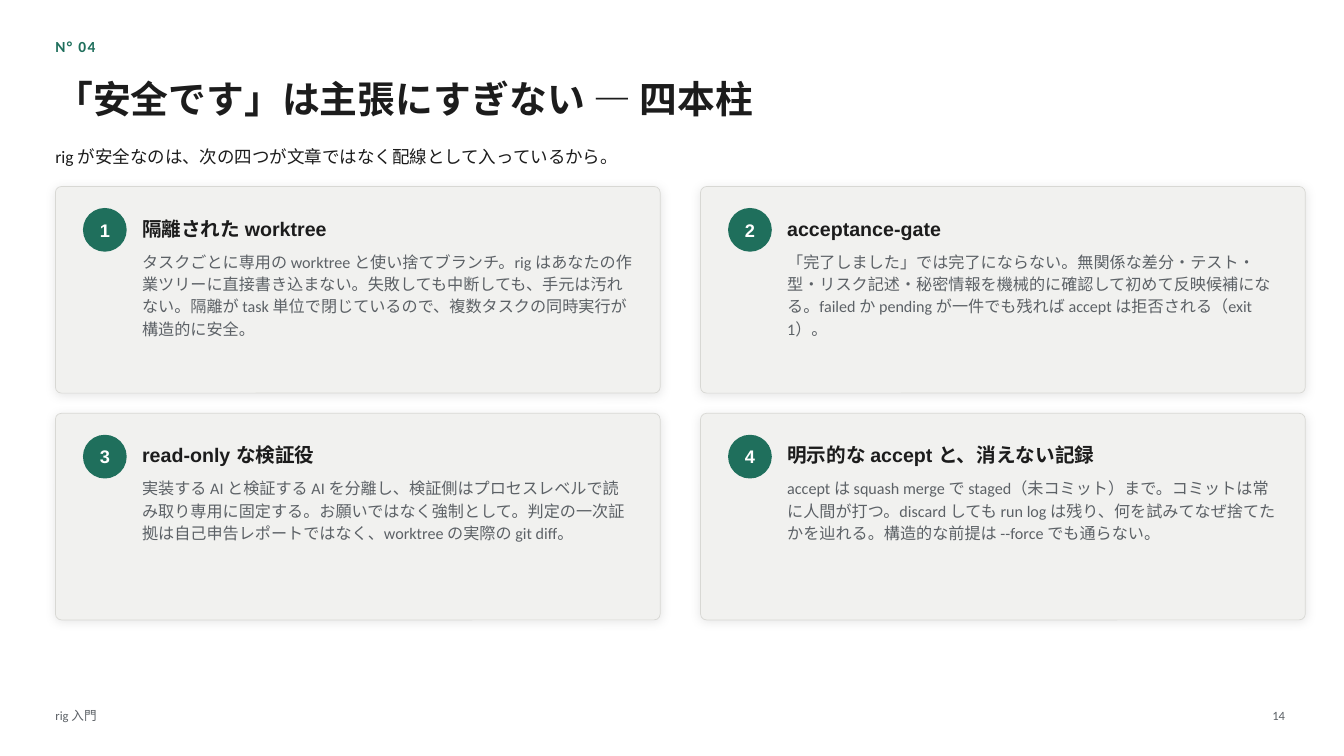
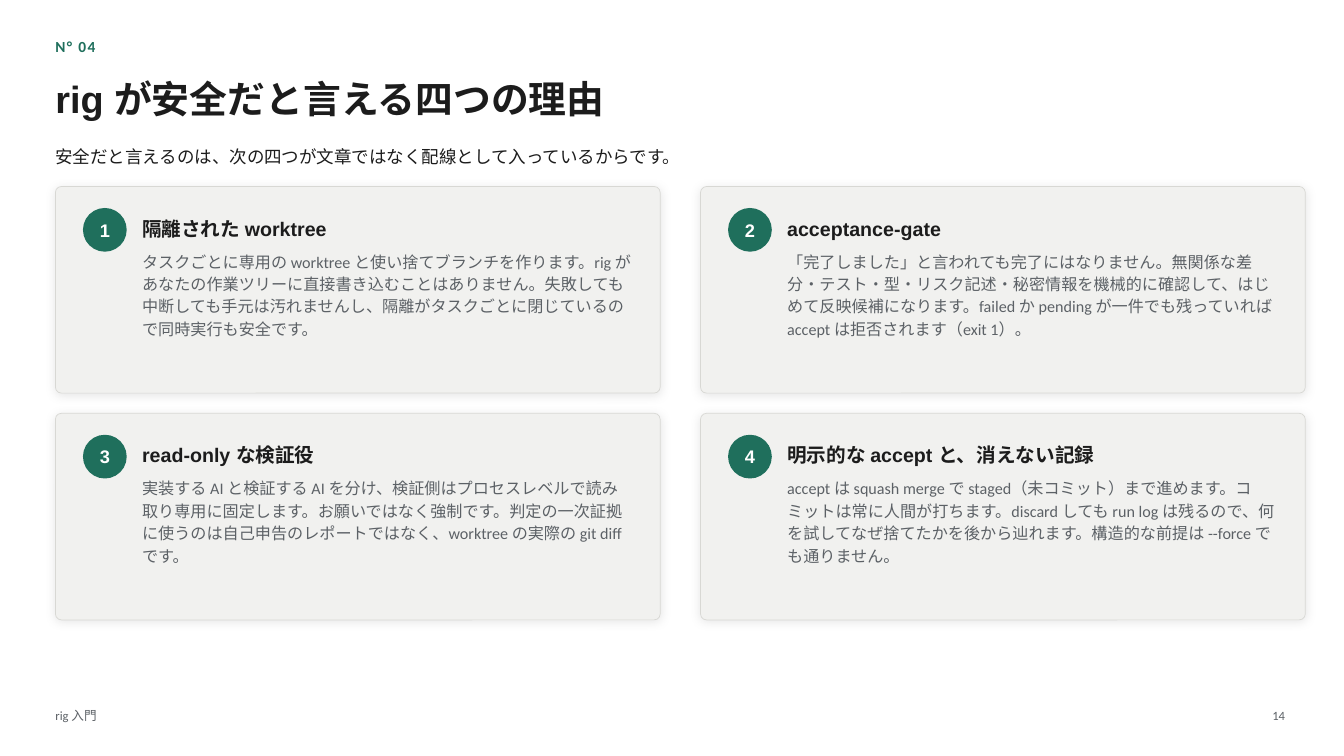
Before and after one commit to itoh-shun/rig, a slide deck: slide 14 of docs/onboarding/rig-intro.ja.pptx. Drawn at 1344x756 pixels with LibreOffice and Linux fonts; fonts in the diff are those of the drawing. Boxes give left, top, right and bottom in pixels: in the first picture for what was removed or moved away, otherwise in the second. Text is boxed around its words. In the diff, an @@ line names an element or a change of style, - is before the commit and + after.

```diff
--- a/docs/onboarding/rig-intro.ja.pptx
+++ b/docs/onboarding/rig-intro.ja.pptx
@@ text at [55, 80, 604, 121]: text changed @@
-「安全です」は主張にすぎない — 四本柱
+rig が安全だと言える四つの理由
@@ text at [55, 148, 680, 165]: text changed @@
-rig が安全なのは、次の四つが文章ではなく配線として入っているから。
+安全だと言えるのは、次の四つが文章ではなく配線として入っているからです。
@@ text at [142, 254, 631, 337]: text changed @@
-タスクごとに専用の worktree と使い捨てブランチ。rig はあなたの作業ツリーに直接書き込まない。失敗しても中断しても、手元は汚れない。隔離が task 単位で閉じているので、複数タスクの同時実行が構造的に安全。
+タスクごとに専用の worktree と使い捨てブランチを作ります。rig があなたの作業ツリーに直接書き込むことはありません。失敗しても中断しても手元は汚れませんし、隔離がタスクごとに閉じているので同時実行も安全です。
@@ text at [787, 254, 1273, 338]: text changed @@
-「完了しました」では完了にならない。無関係な差分・テスト・型・リスク記述・秘密情報を機械的に確認して初めて反映候補になる。failed か pending が一件でも残れば accept は拒否される（exit 1）。
+「完了しました」と言われても完了にはなりません。無関係な差分・テスト・型・リスク記述・秘密情報を機械的に確認して、はじめて反映候補になります。failed か pending が一件でも残っていれば accept は拒否されます（exit 1）。
@@ text at [142, 480, 622, 563]: text changed @@
-実装する AI と検証する AI を分離し、検証側はプロセスレベルで読み取り専用に固定する。お願いではなく強制として。判定の一次証拠は自己申告レポートではなく、worktree の実際の git diff。
+実装する AI と検証する AI を分け、検証側はプロセスレベルで読み取り専用に固定します。お願いではなく強制です。判定の一次証拠に使うのは自己申告のレポートではなく、worktree の実際の git diff です。
@@ text at [787, 481, 1274, 563]: text changed @@
-accept は squash merge で staged（未コミット）まで。コミットは常に人間が打つ。discard しても run log は残り、何を試みてなぜ捨てたかを辿れる。構造的な前提は --force でも通らない。
+accept は squash merge で staged（未コミット）まで進めます。コミットは常に人間が打ちます。discard しても run log は残るので、何を試してなぜ捨てたかを後から辿れます。構造的な前提は --force でも通りません。
```
Also in this commit, not shown: 30 other slides changed, 4 other files.
